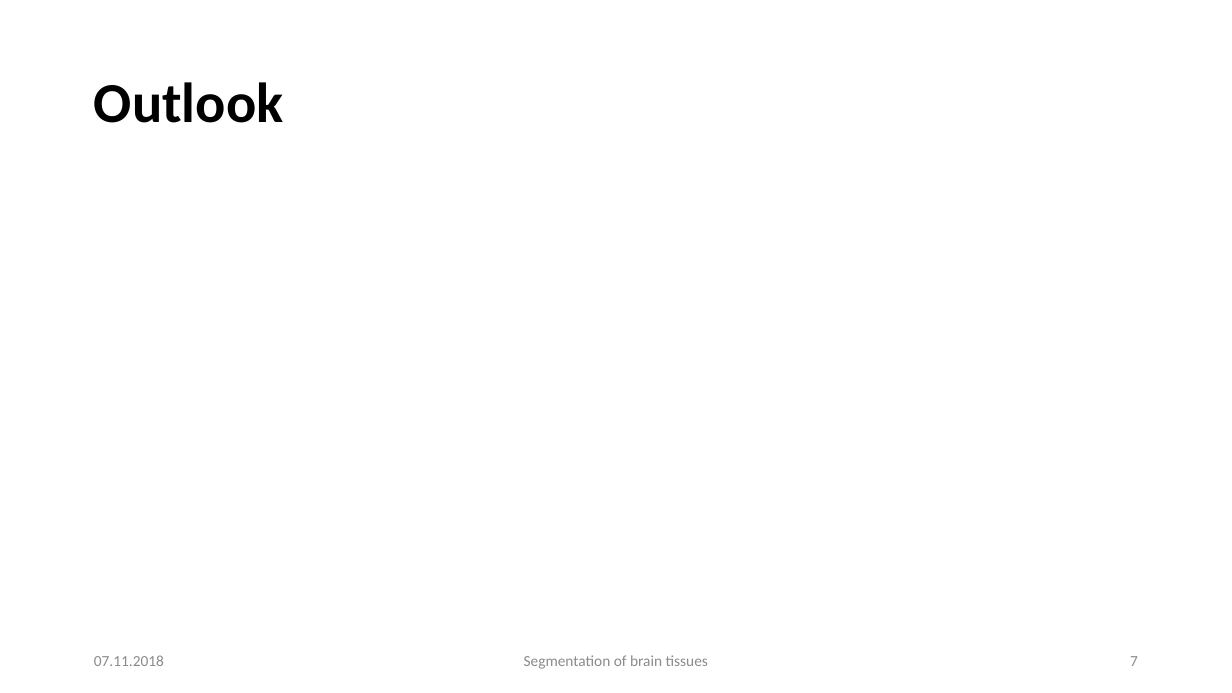
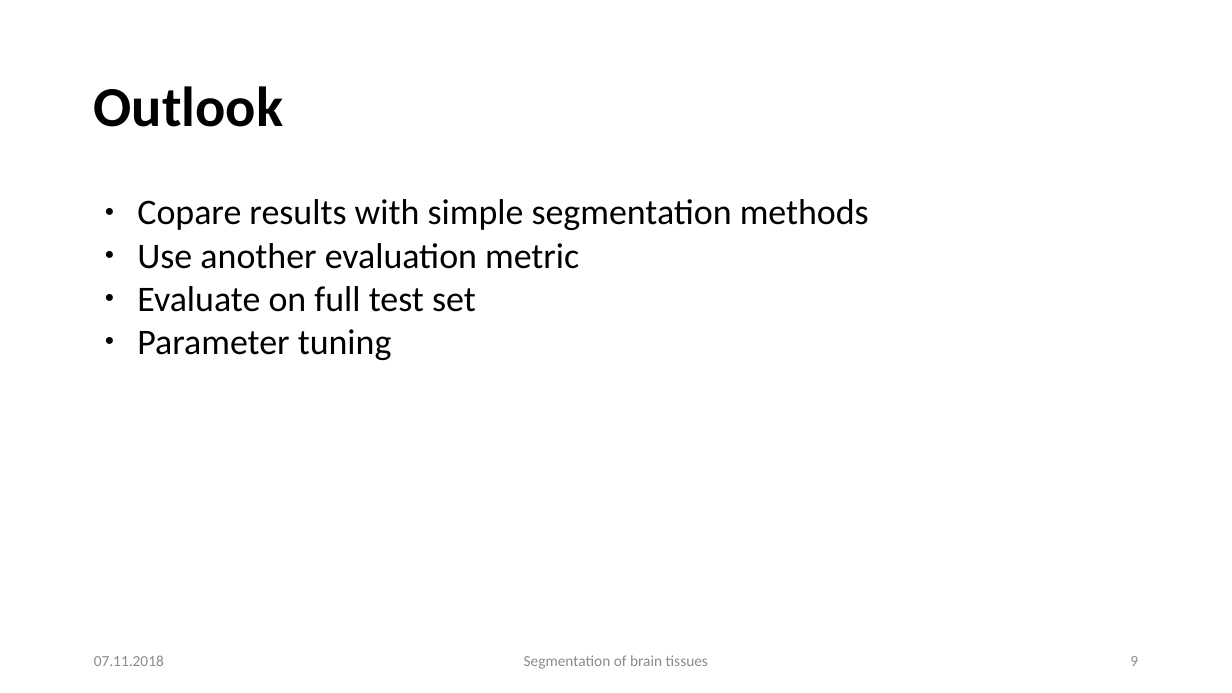
Before and after one commit to mhayoz/MIALab, a slide deck: slide 9 of Midterm Mialab.pptx (slide 7 before the commit). Drawn at 1232x693 pixels with LibreOffice and Linux fonts; fonts in the diff are those of the drawing; background and template pictures are left out. Boxes give left, top, right and bottom in pixels: in the first picture for what was removed or moved away, otherwise in the second. Text is boxed around its words. In the diff, an @@ line names an element or a change of style, - is before the commit and + after.

Commit message:
added slides

```diff
--- a/Midterm Mialab.pptx
+++ b/Midterm Mialab.pptx
@@ text "Outlook" at (x1=94, y1=86, x2=284, y2=127): line spacing 0.9 to 1 @@
@@ text added at (x1=137, y1=199, x2=869, y2=360), 28 pt, text #000000 @@
+● Copare results with simple segmentation methods
+● Use another evaluation metric
+● Evaluate on full test set
+● Parameter tuning
@@ text "07.11.2018" at (x1=94, y1=655, x2=164, y2=666): text colour #8C8C8C to #8B8B8B @@
@@ text "Segmentation of brain tissues" at (x1=524, y1=655, x2=708, y2=669): text colour #8C8C8C to #8B8B8B @@
@@ page number at (x1=1130, y1=656, x2=1138, y2=666): text changed; text colour #8C8C8C to #8B8B8B @@
-7
+9
```
Also in this commit, not shown: 6 other slides changed, 2 slides added.
